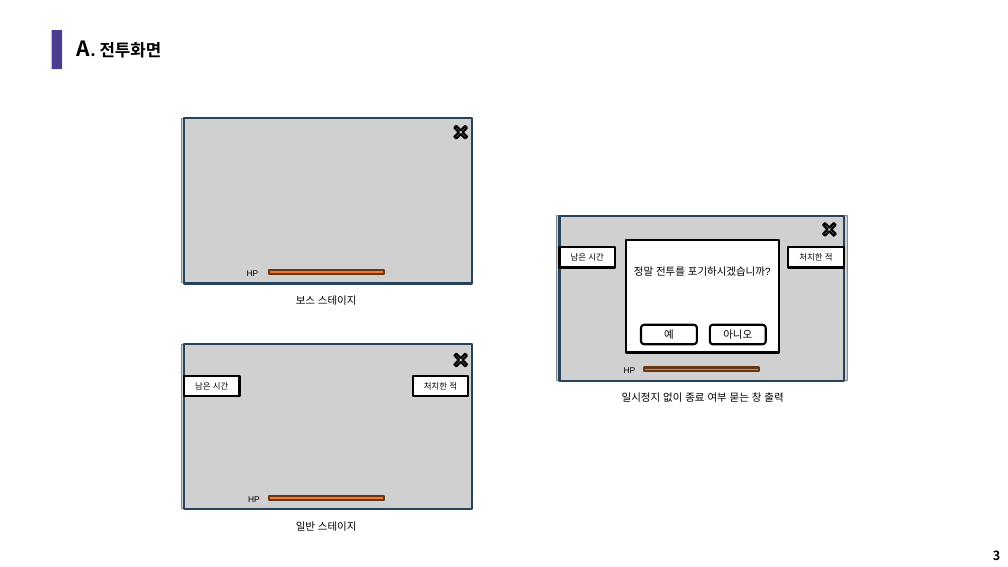
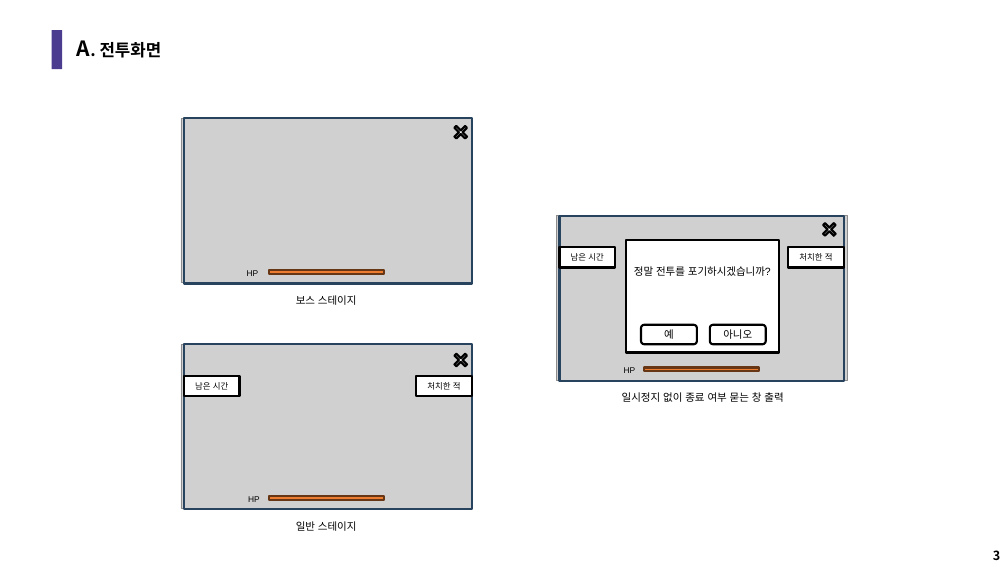
Before and after one commit to LuBly/Team_Pearl, a slide deck: slide 3 of GameDesign/팀펄_UI기획.pptx. Drawn at 1008x567 pixels with LibreOffice and Linux fonts; fonts in the diff are those of the drawing; grey boxes stand for pictures. Boxes give left, top, right and bottom in pixels: in the first picture for what was removed or moved away, otherwise in the second. Text is boxed around its words. In the diff, an @@ line names an element or a change of style, - is before the commit and + after.

```diff
--- a/GameDesign/팀펄_UI기획.pptx
+++ b/GameDesign/팀펄_UI기획.pptx
@@ rectangle "처치한 적": place and size @@
-rectangle "처치한 적" at box(413, 376, 468, 396)
+rectangle "처치한 적" at box(417, 376, 472, 396)
```
Also in this commit, not shown: 2 other slides changed, 7 other files.
